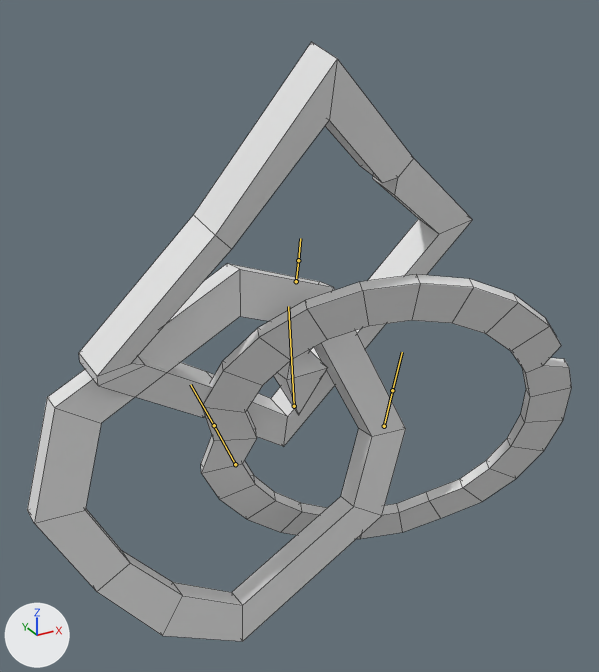
Before and after pictures for a commit that changed the FBX model UnityAssetburst/Assets/Cloudburst/Items/Earrings/RINGSNEW.fbx.
The view is the same before and after, from a camera (50 mm lens) standing at (-2.15, -3.86, 3.55) and looking at (-0.13, -0.17, 1.7). Arrows for +X, +Y and +Z are at lower left; the lights stay in place. Both versions are drawn at frame 2 of the action 'Armature|Shader NodetreeAction.003'; the numbers are the values there. The bones that bend it are drawn over the model as lines. Mesh edges are drawn as thin lines.
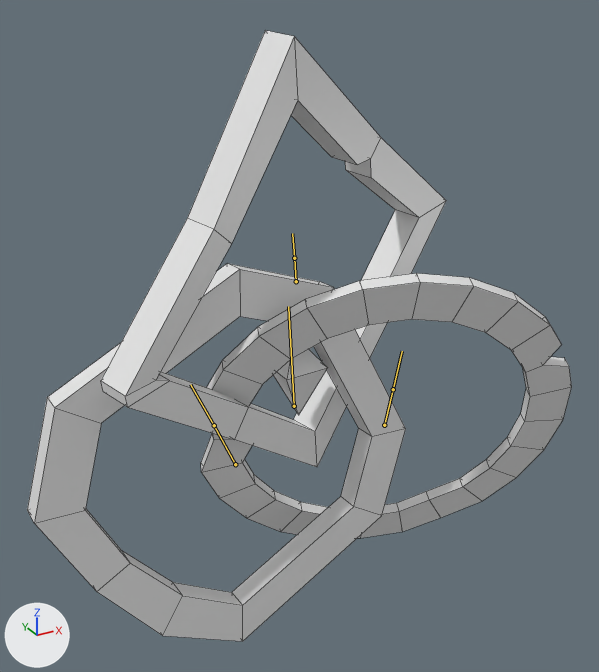
Pixel boxes [x1, y1, x2, y2] of what changed, in the pictures (599 x 672 px):
'Cube', posed: before [27, 42, 572, 641]; after [27, 30, 572, 641]
bone 'Bone', root to tip: before (384, 426) to (392, 390); after (384, 425) to (393, 389)
bone 'Bone.002', root to tip: before (296, 281) to (298, 260); after (296, 281) to (294, 258)

The change, as a list of edits to the scene's bpy script:
```text
Change bone_bone:
    where bone_bone = bpy.data.objects['Armature'].pose.bones['Bone']  # child of 'Bone.003'
    bone_bone.location: (0.0, 0.0, -0.001) -> (0.0, 0.006, -0.001)
Change bone_bone_002:
    where bone_bone_002 = bpy.data.objects['Armature'].pose.bones['Bone.002']  # child of 'Bone.003'
    bone_bone_002.rotation_quaternion: (0.987, 0.154, 0.0, 0.041) -> (0.993, 0.05, 0.086, 0.068)  # degrees (18, -1, 5) -> degrees (6, 9, 8)
```
